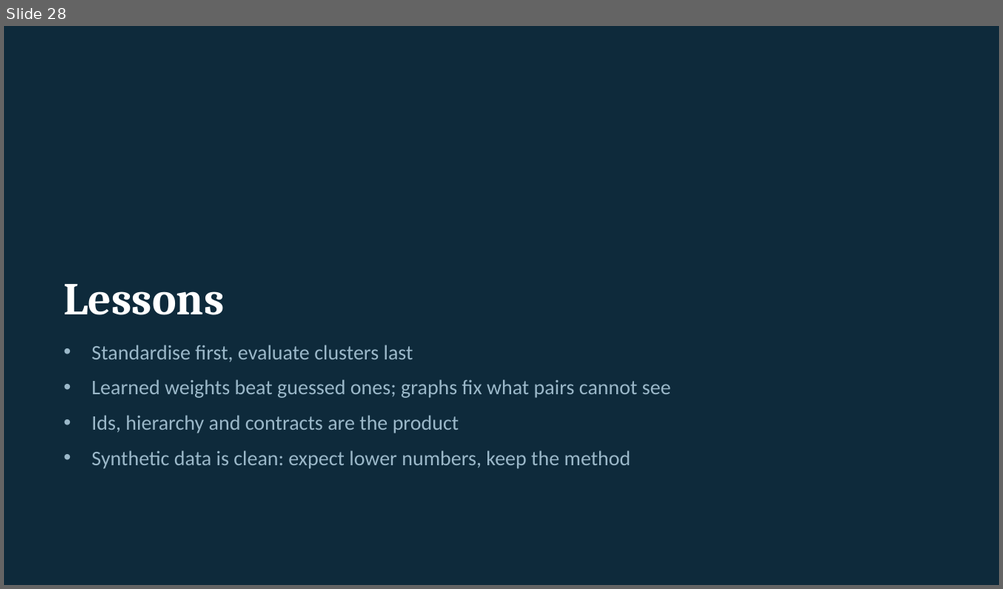
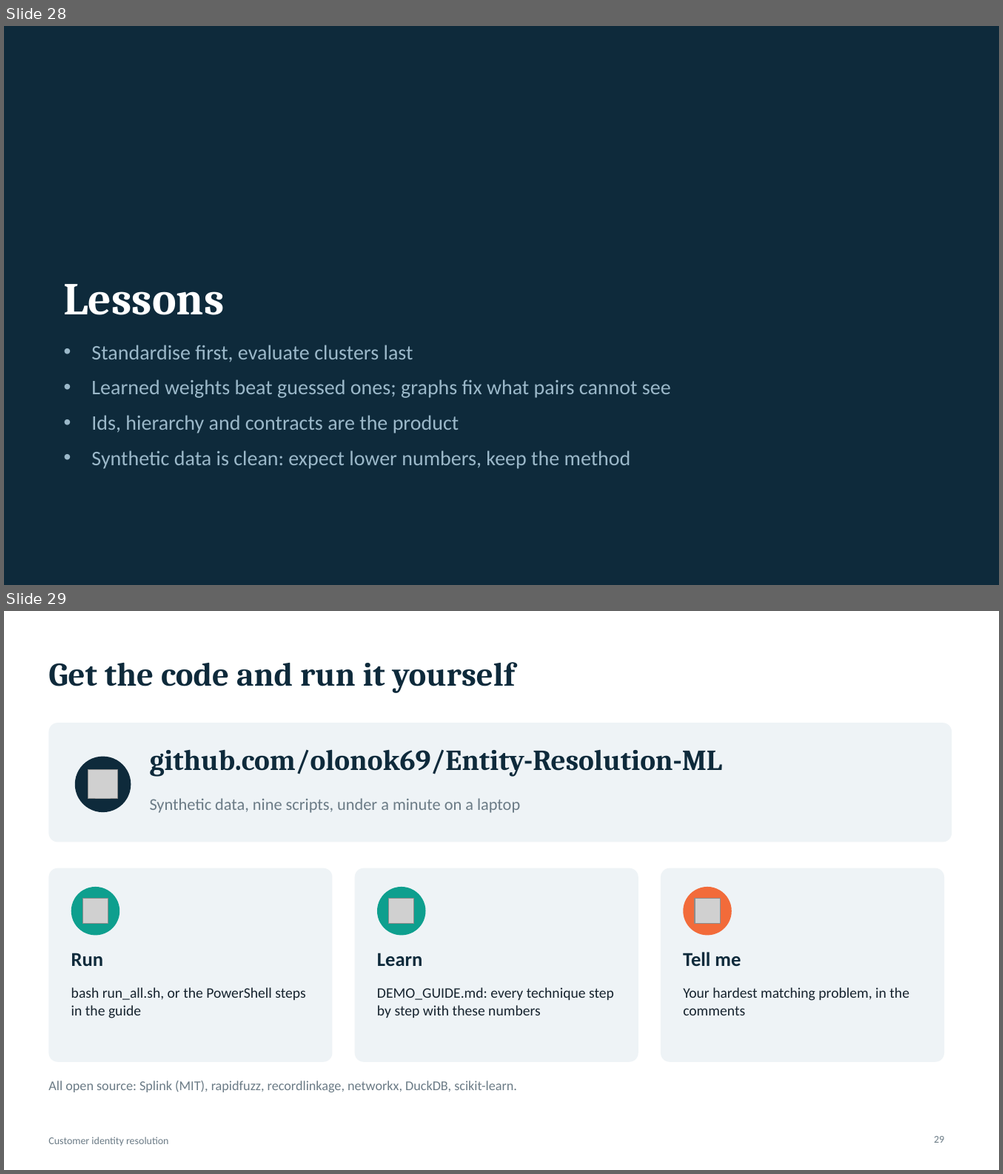
Before and after one commit to olonok69/Entity-Resolution-ML, a slide deck: er-demo/slides/customer-identity-resolution.pptx. Shown one above the other, each under a label of ours: slide 28 before the commit, slides 28 and 29 after it. The pictures are 1003x589 and 1003x1174 pixels, drawn with LibreOffice and Linux fonts; fonts in the diff are those of the drawing; grey boxes stand for pictures. Boxes give left, top, right and bottom in pixels: in the first picture for what was removed or moved away, otherwise in the second. Text is boxed around its words. In the diff, an @@ line names an element or a change of style, - is before the commit and + after.

Commit message:
Prepare docs and deck for the YouTube video
Remove the interview-specific parts: the guide's job-description table
becomes a capability map, 'Before the call' becomes 'Run the demo', the
personal stories section is dropped and the questions become an FAQ.
The README and walkthrough lose role and client references. The video
script gains a precision-or-recall chapter and the new supervised and
min-cut material (about 21 minutes). The deck replaces the role slide
with a 'What you will learn' map and ends with a 'Get the code' slide.

```diff
--- a/er-demo/slides/customer-identity-resolution.pptx
+++ b/er-demo/slides/customer-identity-resolution.pptx
@@ slide 29 added at <box>4,611,999,1170</box>, background #FFFFFF @@
@@ title added at <box>48,662,515,693</box>, 32 pt, text #0E2A3B, bold @@
+Get the code and run it yourself
@@ rounded rectangle added at <box>48,723,951,843</box>, fill #EEF3F6 @@
@@ ellipse added at <box>75,757,131,812</box>, fill #0E2A3B @@
@@ text added at <box>150,749,723,777</box>, 28 pt, text #0E2A3B, bold @@
+github.com/olonok69/Entity-Resolution-ML
@@ picture added at <box>88,770,117,799</box> @@
@@ text added at <box>150,798,520,813</box>, 16 pt, text #6B7B86 @@
+Synthetic data, nine scripts, under a minute on a laptop
@@ rounded rectangle added at <box>48,869,333,1062</box>, fill #EEF3F6 @@
@@ rounded rectangle added at <box>355,869,638,1062</box>, fill #EEF3F6 @@
@@ rounded rectangle added at <box>660,869,944,1062</box>, fill #EEF3F6 @@
@@ ellipse added at <box>71,887,119,936</box>, fill #0E9F8E @@
@@ picture added at <box>83,899,108,924</box> @@
@@ ellipse added at <box>377,887,426,936</box>, fill #0E9F8E @@
@@ picture added at <box>389,899,415,924</box> @@
@@ ellipse added at <box>683,887,731,936</box>, fill #F26B3A @@
@@ picture added at <box>695,899,720,924</box> @@
@@ text added at <box>71,953,103,966</box>, 19 pt, text #0E2A3B, bold @@
+Run
@@ text added at <box>377,953,422,966</box>, 19 pt, text #0E2A3B, bold @@
+Learn
@@ text added at <box>683,952,740,966</box>, 19 pt, text #0E2A3B, bold @@
+Tell me
@@ text added at <box>71,988,306,1019</box>, 14 pt, text #16232E @@
+bash run_all.sh, or the PowerShell steps in the guide
@@ text added at <box>377,988,614,1018</box>, 14 pt, text #16232E @@
+DEMO_GUIDE.md: every technique step by step with these numbers
@@ text added at <box>683,988,909,1016</box>, 14 pt, text #16232E @@
+Your hardest matching problem, in the comments
@@ text added at <box>48,1081,517,1093</box>, 13 pt, text #6B7B86 @@
+All open source: Splink (MIT), rapidfuzz, recordlinkage, networkx, DuckDB, scikit-learn.
@@ text added at <box>48,1137,168,1146</box>, 10 pt, text #6B7B86 @@
+Customer identity resolution
@@ page number added at <box>933,1136,944,1143</box>, 10 pt, text #6B7B86 @@
+29
```
Also in this commit, not shown: 1 slide changed, 4 other files.
